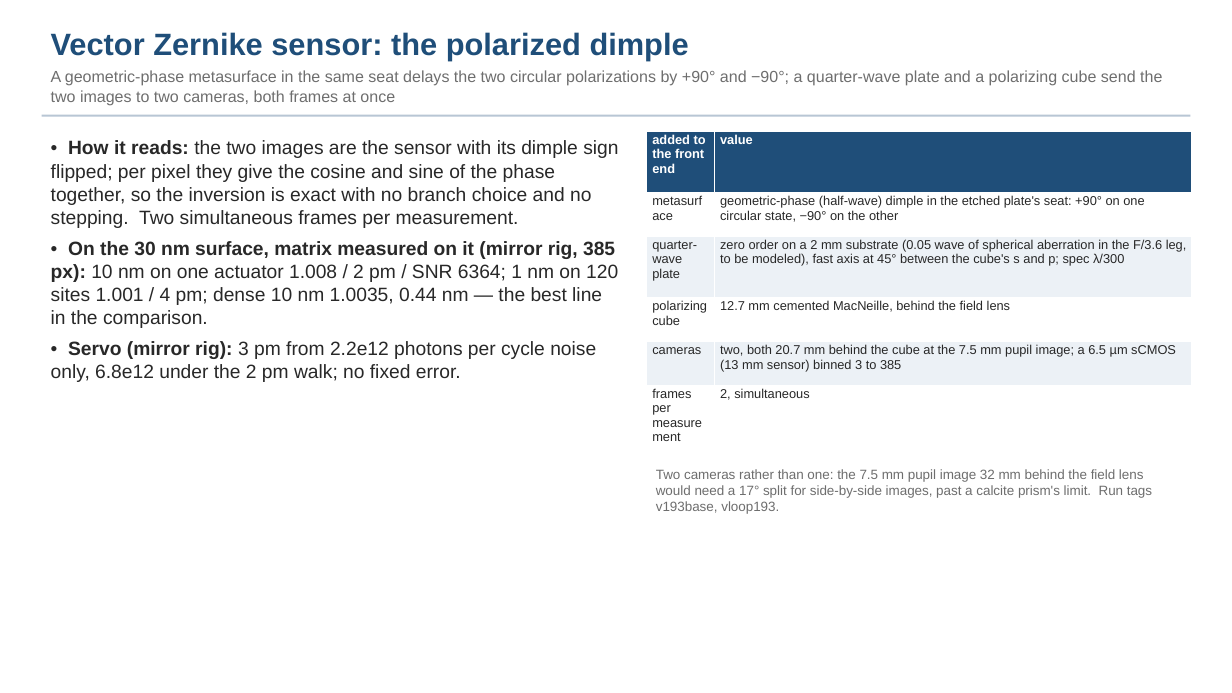
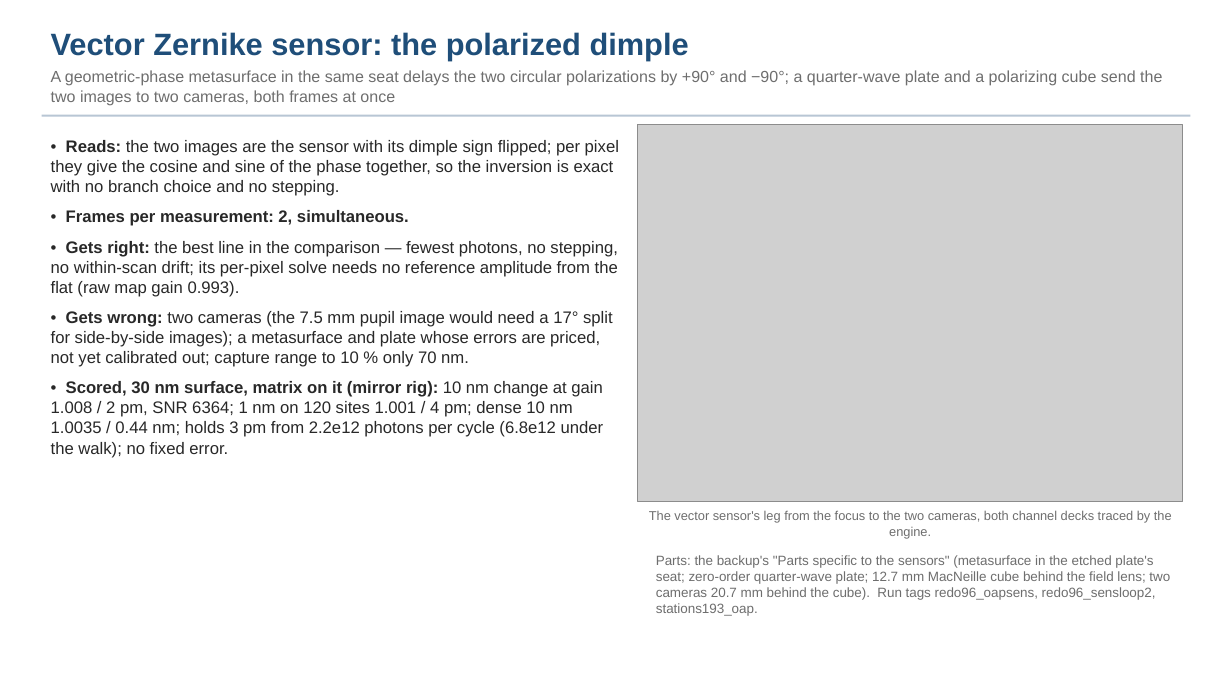
Before and after one commit to nasa-jpl/macos, a slide deck: slide 9 of demo_session/deck_gauges_short.pptx. Drawn at 1232x693 pixels with LibreOffice and Linux fonts; fonts in the diff are those of the drawing; grey boxes stand for pictures. Boxes give left, top, right and bottom in pixels: in the first picture for what was removed or moved away, otherwise in the second. Text is boxed around its words. In the diff, an @@ line names an element or a change of style, - is before the commit and + after.

```diff
--- a/demo_session/deck_gauges_short.pptx
+++ b/demo_session/deck_gauges_short.pptx
@@ text at (51,140,619,458): text changed; size 15 to 13 pt @@
-• How it reads: the two images are the sensor with its dimple sign flipped; per pixel they give the cosine and sine of the phase together, so the inversion is exact with no branch choice and no stepping. Two simultaneous frames per measurement.
-• On the 30 nm surface, matrix measured on it (mirror rig, 385 px): 10 nm on one actuator 1.008 / 2 pm / SNR 6364; 1 nm on 120 sites 1.001 / 4 pm; dense 10 nm 1.0035, 0.44 nm — the best line in the comparison.
-• Servo (mirror rig): 3 pm from 2.2e12 photons per cycle noise only, 6.8e12 under the 2 pm walk; no fixed error.
+• Reads: the two images are the sensor with its dimple sign flipped; per pixel they give the cosine and sine of the phase together, so the inversion is exact with no branch choice and no stepping.
+• Frames per measurement: 2, simultaneous.
+• Gets right: the best line in the comparison — fewest photons, no stepping, no within-scan drift; its per-pixel solve needs no reference amplitude from the flat (raw map gain 0.993).
+• Gets wrong: two cameras (the 7.5 mm pupil image would need a 17° split for side-by-side images); a metasurface and plate whose errors are priced, not yet calibrated out; capture range to 10 % only 70 nm.
+• Scored, 30 nm surface, matrix on it (mirror rig): 10 nm change at gain 1.008 / 2 pm, SNR 6364; 1 nm on 120 sites 1.001 / 4 pm; dense 10 nm 1.0035 / 0.44 nm; holds 3 pm from 2.2e12 photons per cycle (6.8e12 under the walk); no fixed error.
@@ picture added at (638,125,1183,502) @@
@@ table removed at (647,131,1192,446), 6 rows, 2 columns @@
-added to the front end | value
-metasurface | geometric-phase (half-wave) dimple in the etched plate's seat: +90° on one circular state, −90° on the other
-quarter-wave plate | zero order on a 2 mm substrate (0.05 wave of spherical aberration in the F/3.6 leg, to be modeled), fast axis at 45° between the cube's s and p; spec λ/300
-polarizing cube | 12.7 mm cemented MacNeille, behind the field lens
-cameras | two, both 20.7 mm behind the cube at the 7.5 mm pupil image; a 6.5 µm sCMOS (13 mm sensor) binned 3 to 385
-frames per measurement | 2, simultaneous
@@ text at (649,510,1172,539): text changed; size 10.5 to 10 pt @@
-Two cameras rather than one: the 7.5 mm pupil image 32 mm behind the field lens would need a 17° split for side-by-side images, past a calcite prism's limit. Run tags v193base, vloop193.
+The vector sensor's leg from the focus to the two cameras, both channel decks traced by the engine.
@@ text added at (656,555,1170,616), 10.5 pt, text #6E6E6E @@
+Parts: the backup's "Parts specific to the sensors" (metasurface in the etched plate's seat; zero-order quarter-wave plate; 12.7 mm MacNeille cube behind the field lens; two cameras 20.7 mm behind the cube). Run tags redo96_oapsens, redo96_sensloop2, stations193_oap.
```
Also in this commit, not shown: 7 other slides changed, 13 other files.
